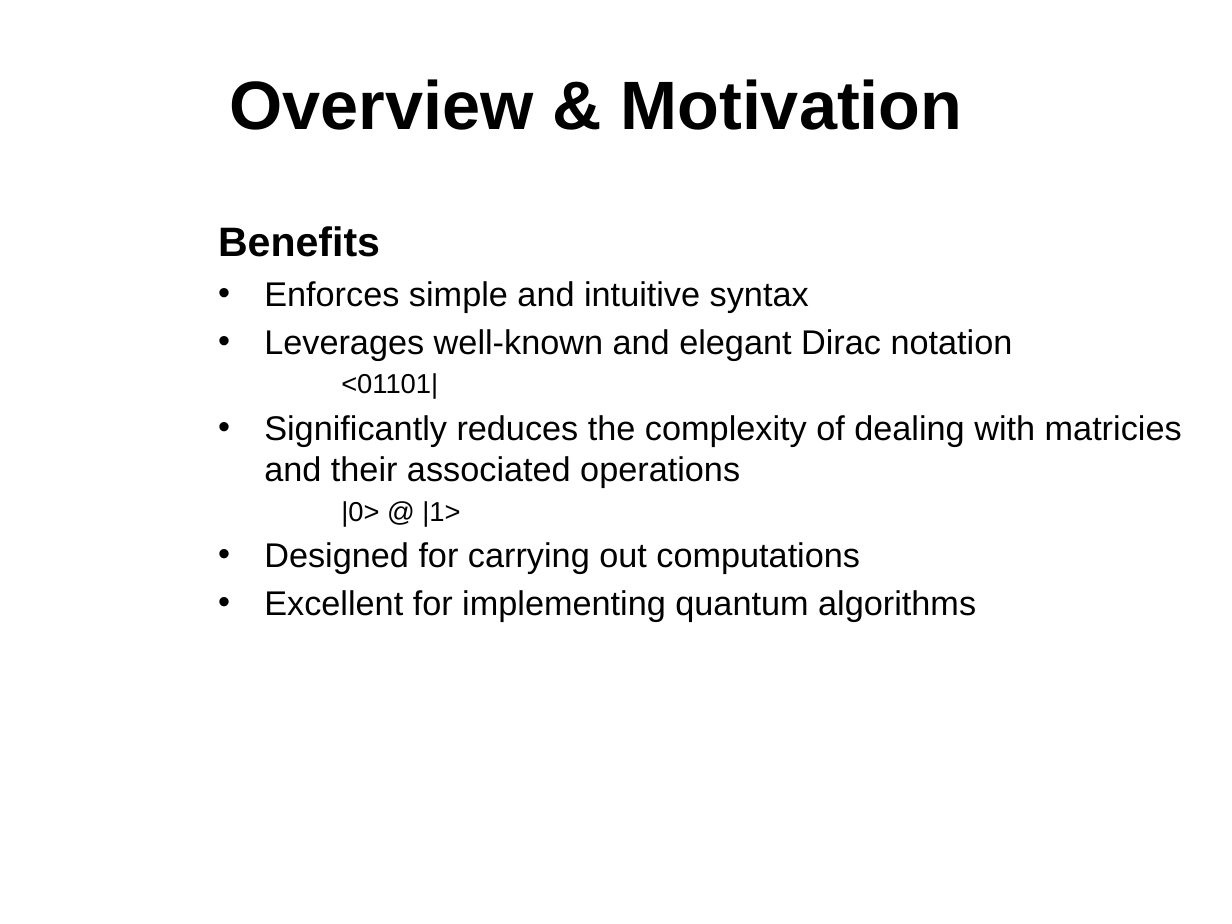
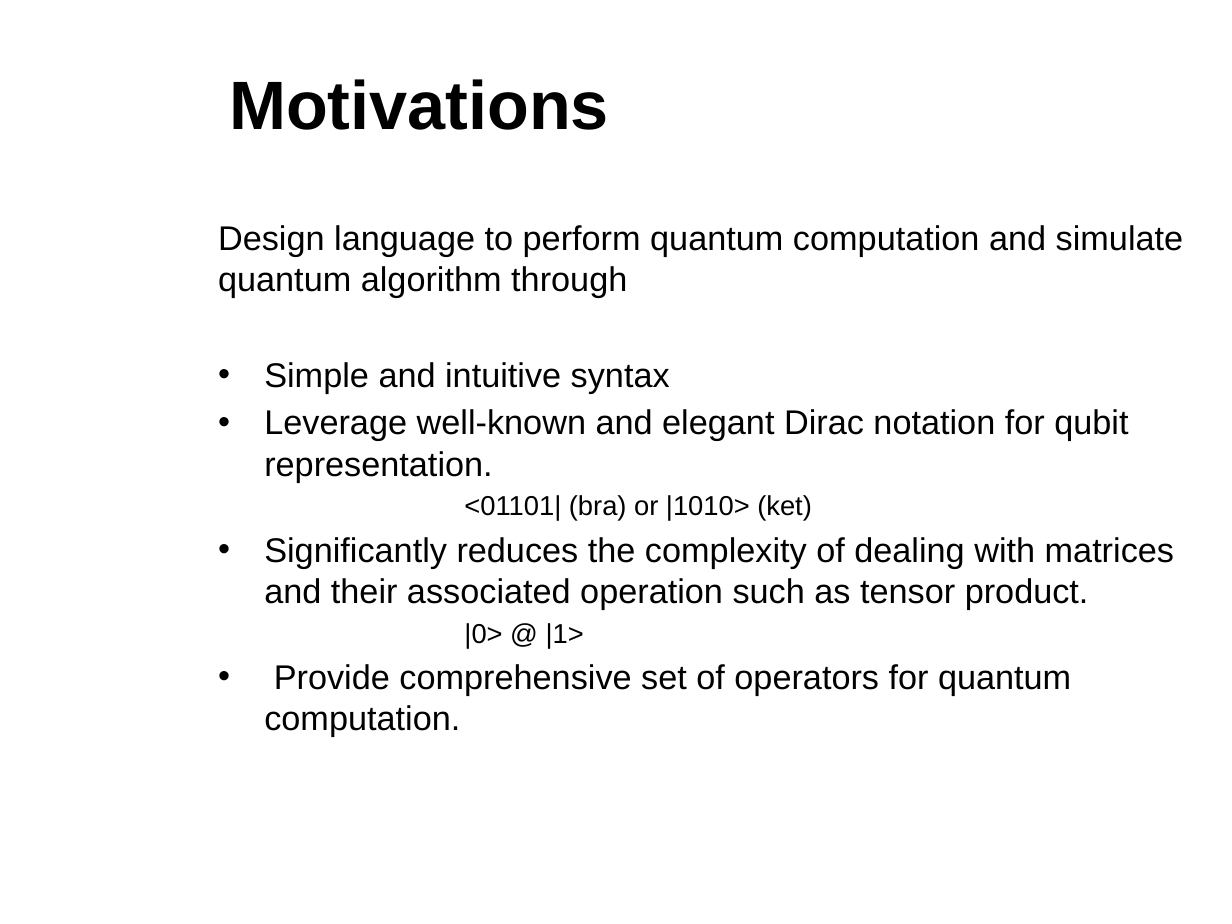
Before and after one commit to sdk21/PLT, a slide deck: slide 4 of Demo/Qlang.pptx (slide 5 before the commit). Drawn at 1232x924 pixels with LibreOffice and Linux fonts; fonts in the diff are those of the drawing; background and template pictures are left out. Boxes give left, top, right and bottom in pixels: in the first picture for what was removed or moved away, otherwise in the second. Text is boxed around its words. In the diff, an @@ line names an element or a change of style, - is before the commit and + after.

```diff
--- a/Demo/Qlang.pptx
+++ b/Demo/Qlang.pptx
@@ title at [229,79,609,130]: text changed @@
-Overview & Motivation
+Motivations
@@ text at [218,225,1184,609]: text changed @@
-Benefits
-• Enforces simple and intuitive syntax
-• Leverages well-known and elegant Dirac notation
-<01101|
-• Significantly reduces the complexity of dealing with matricies and their associated operations
+Design language to perform quantum computation and simulate quantum algorithm through
+• Simple and intuitive syntax
+• Leverage well-known and elegant Dirac notation for qubit representation.
+<01101| (bra) or |1010> (ket)
+• Significantly reduces the complexity of dealing with matrices and their associated operation such as tensor product.
@@ text at [264,664,1071,737]: text changed @@
-• Designed for carrying out computations
-• Excellent for implementing quantum algorithms
+• Provide comprehensive set of operators for quantum computation.
```
Also in this commit, not shown: 6 other slides changed, 3 slides added, 3 slides removed.
